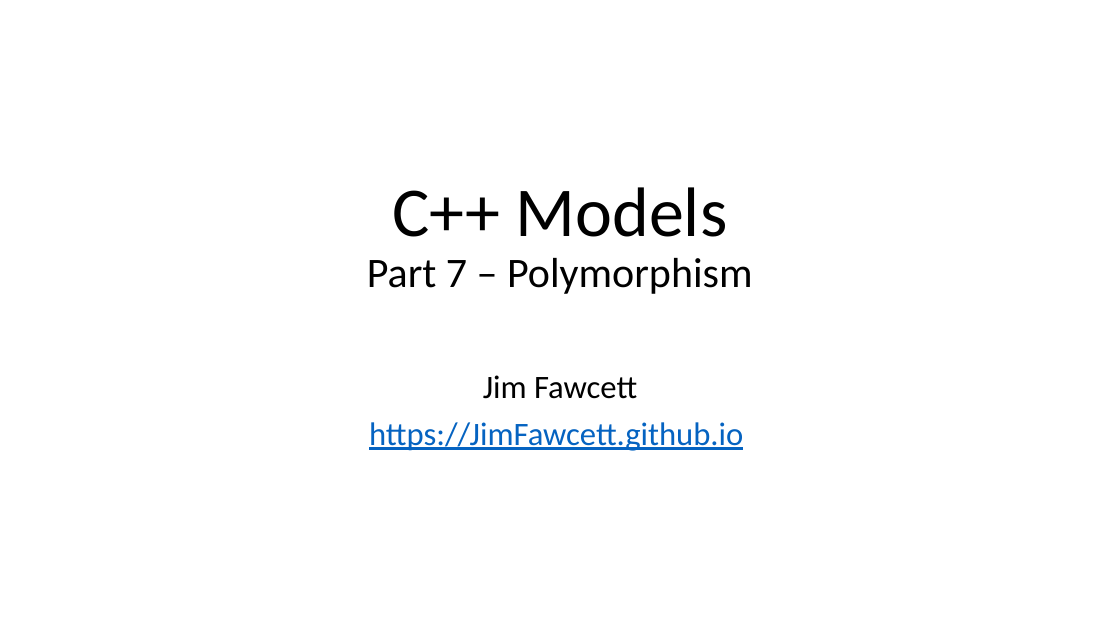
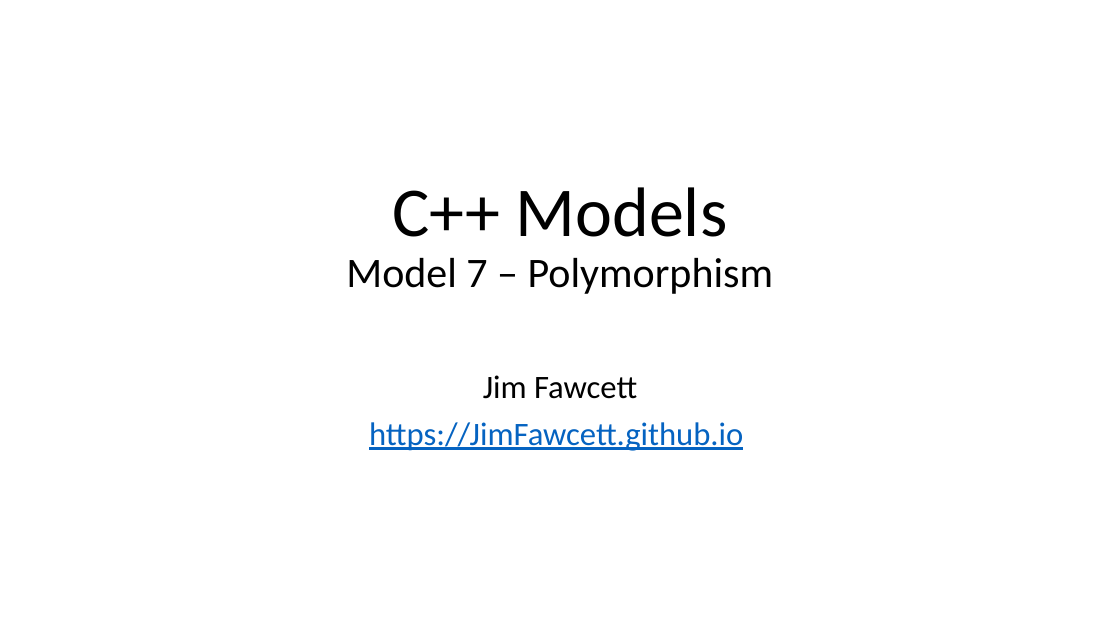
Before and after one commit to JimFawcett/JimFawcett.github.io, a slide deck: slide 31 of Resources/CppModels.pptx. Drawn at 1120x630 pixels with LibreOffice and Linux fonts; fonts in the diff are those of the drawing. Boxes give left, top, right and bottom in pixels: in the first picture for what was removed or moved away, otherwise in the second. Text is boxed around its words. In the diff, an @@ line names an element or a change of style, - is before the commit and + after.

```diff
--- a/Resources/CppModels.pptx
+++ b/Resources/CppModels.pptx
@@ title at (x1=346, y1=187, x2=774, y2=294): text changed @@
-C++ Models
-Part 7 – Polymorphism
+C++ Models
+Model 7 – Polymorphism
```
Also in this commit, not shown: 7 other slides changed, 1 other file.
